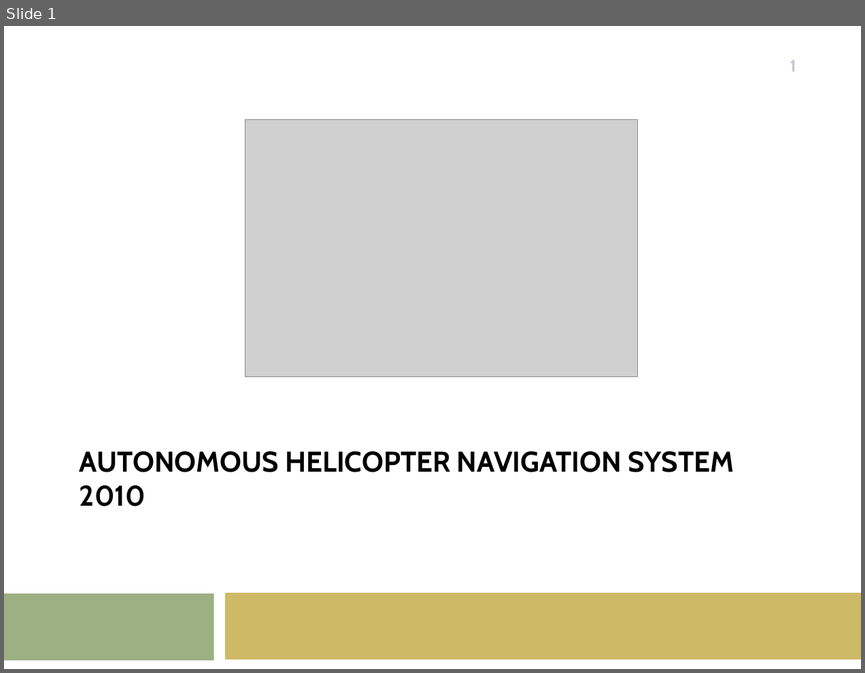
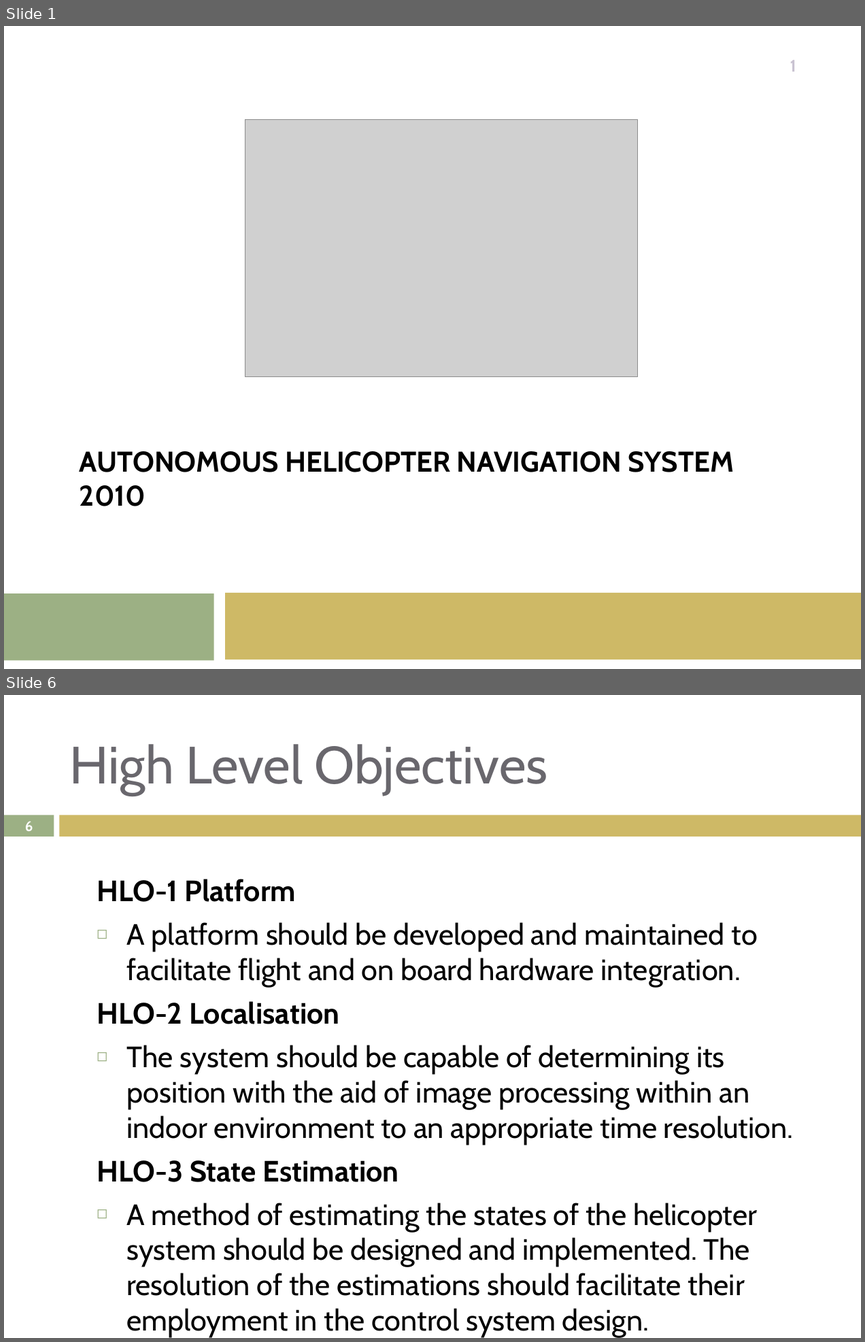
Before and after one commit to lijian8/ahns10, a slide deck: docproject/official_ahns/presentations/Hamilton_semester1.pptx. Shown one above the other, each under a label of ours: slide 1 before the commit, slides 1 and 6 after it; the slides between them are not shown. The pictures are 865x673 and 865x1342 pixels, drawn with LibreOffice and Linux fonts; fonts in the diff are those of the drawing; grey boxes stand for pictures. Boxes give left, top, right and bottom in pixels: in the first picture for what was removed or moved away, otherwise in the second. Text is boxed around its words. In the diff, an @@ line names an element or a change of style, - is before the commit and + after.

```diff
--- a/docproject/official_ahns/presentations/Hamilton_semester1.pptx
+++ b/docproject/official_ahns/presentations/Hamilton_semester1.pptx
@@ slide 6 added at (x1=4, y1=695, x2=861, y2=1338), background #FFFFFF @@
@@ title added at (x1=70, y1=744, x2=548, y2=795), 44 pt, text #69676D @@
+High Level Objectives
@@ rectangle added at (x1=4, y1=815, x2=54, y2=836), fill #9CB084 @@
@@ rectangle added at (x1=60, y1=815, x2=861, y2=836), fill #CEB966 @@
@@ page number added at (x1=25, y1=821, x2=33, y2=831), 11.9 pt, text #FFFFFF, bold @@
+6
@@ text added at (x1=96, y1=879, x2=793, y2=1295), 24.6 pt, text #000000 @@
+HLO-1 Platform
+◻ A platform should be developed and maintained to facilitate flight and on board hardware integration.
+HLO-2 Localisation
+◻ The system should be capable of determining its position with the aid of image processing within an indoor environment to an appropriate time resolution.
+HLO-3 State Estimation
+◻ A method of estimating the states of the helicopter system should be designed and implemented. The resolution of the estimations should facilitate their employment in the control system design.
```
Also in this commit, not shown: 2 slides changed, 12 other slides added, 5 slides removed.
